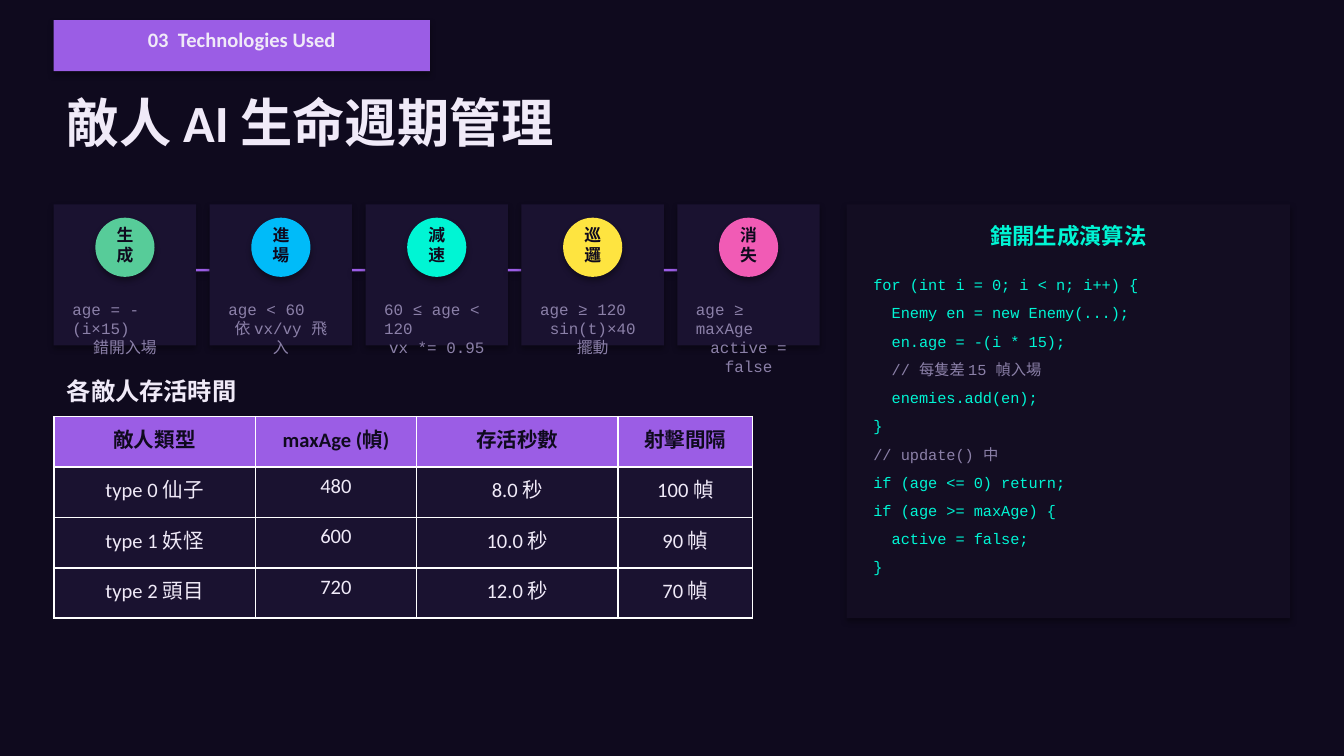
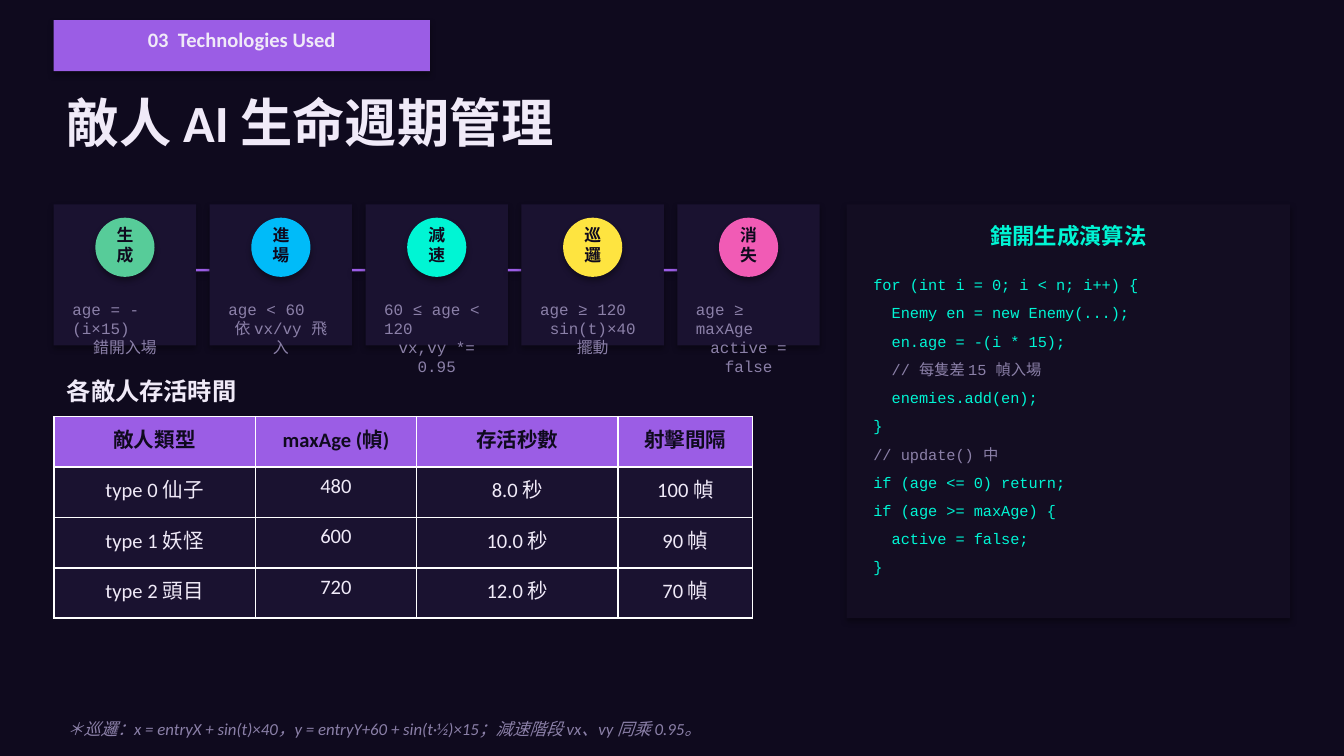
Before and after one commit to Shirodot/BulletStorm, a slide deck: slide 8 of ppt/02_演算法設計_含遊戲例圖.pptx. Drawn at 1344x756 pixels with LibreOffice and Linux fonts; fonts in the diff are those of the drawing. Boxes give left, top, right and bottom in pixels: in the first picture for what was removed or moved away, otherwise in the second. Text is boxed around its words. In the diff, an @@ line names an element or a change of style, - is before the commit and + after.

```diff
--- a/ppt/02_演算法設計_含遊戲例圖.pptx
+++ b/ppt/02_演算法設計_含遊戲例圖.pptx
@@ text at bbox=[384, 304, 461, 372]: text changed @@
-60 ≤ age < 120
-vx *= 0.95
+60 ≤ age < 120
+vx,vy *= 0.95
@@ text added at bbox=[67, 721, 701, 738], 9 pt, text #8B80A8, italic @@
+＊巡邏：x = entryX + sin(t)×40，y = entryY+60 + sin(t·½)×15；減速階段 vx、vy 同乘 0.95。
```
Also in this commit, not shown: 6 other slides changed, 5 other files.
